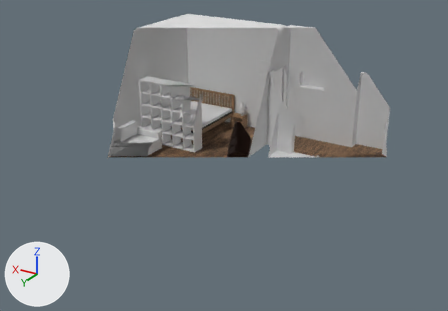
The Blender file flat.blend as it was, and as the next commit left it.
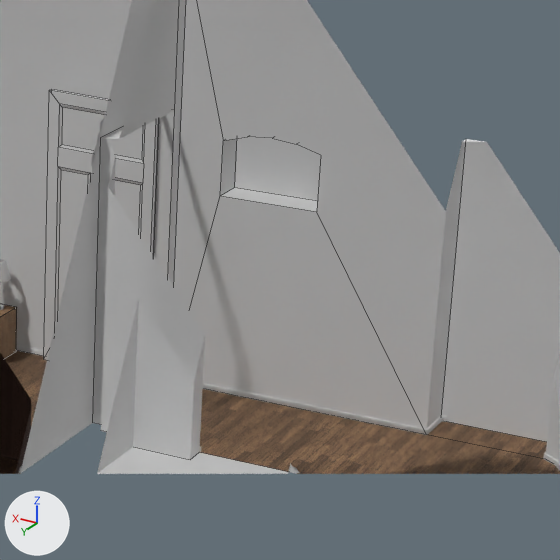
Each version appears first whole from a camera (50 mm lens) standing at (-7.44, 12.61, 6.73) and looking at (-0.28, 0.69, 0.77), and next in a close-up on the part from 54% to 86% of the width and 12% to 58% of the height. Every picture has the same lights, and +X, +Y and +Z are marked at lower left. The close-ups show mesh edges as thin lines. Everything nearer to the camera than a plane just in front of the edit is cut away.

In view in the first close-up: 'bedside table', 'clothes drawer', 'living room / hallway door', 'living room floor edges', 'walls'.
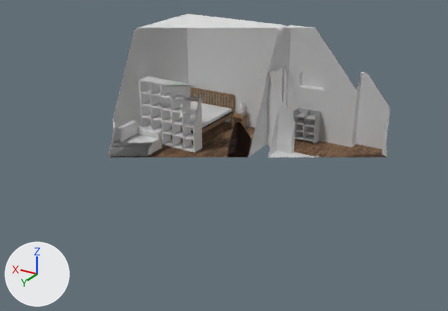
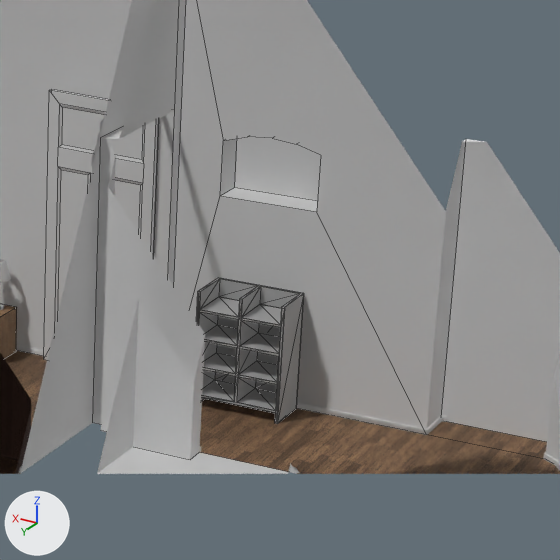
Commit message: Add shoe cupboard

Location of each change, (x1, y1, x2, y2) in pixels of the close-ups (560 x 560 px):
'Shoe cupboard', added: after (197, 278, 304, 424)

Patch to the scene script:
```diff
--- a/flat.blend.py
+++ b/flat.blend.py
@@ mat_mat_0 @@
+mat_mat_0 = principled_material('mat_0')
+mat_mat_0.base_color = (0.604, 0.604, 0.604)  # light grey #cccccc
+mat_mat_0.metallic = 1.0
+mat_mat_0.roughness = 1.0
@@ me_shoe_cupboard @@
+me_shoe_cupboard.from_pydata(...)  # 240 vertices, 156 faces; spans x 0.0..0.68, y 0.0..0.35, z 0.0..0.9
+me_shoe_cupboard.materials.append(mat_mat_0)  # light grey #cccccc
@@ ob_shoe_cupboard @@
+ob_shoe_cupboard = bpy.data.objects.new('Shoe cupboard', me_shoe_cupboard)
+ob_shoe_cupboard.location = (-1.162, -3.194, 0.0)
```
